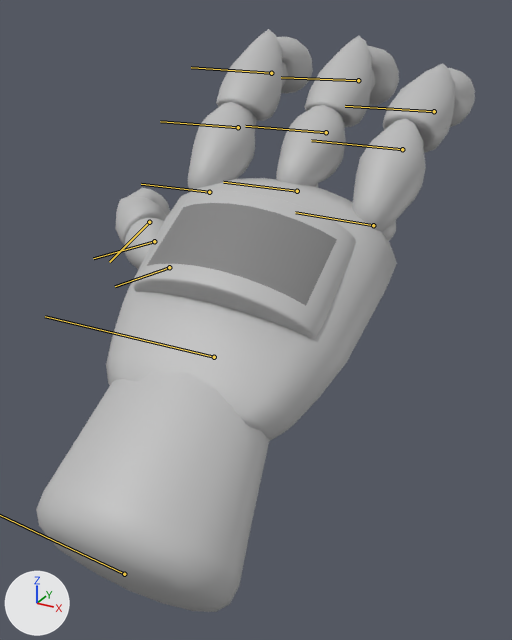
Two versions of the FBX model Assets/Animations/Character/Handy/Handy_Idle.fbx, one commit apart.
The view is the same before and after, from a 50 mm camera at (0.345, -0.362, 0.597) aimed at (-0.03, 0.32, 0.256). Lighting does not change. The marker at lower left points along +X, +Y and +Z. Both versions are drawn at frame 23 of the action 'Take 001|BaseLayer'; the numbers are the values there. The bones that bend it are drawn over the model as lines.

In view in the first picture: 'IndexFinger_01', 'IndexFinger_02', 'IndexFinger_03', 'MiddleFinger_01', 'MiddleFinger_02', 'MiddleFinger_03', 'Palm', 'PointerFinger_01', 'PointerFinger_02', 'PointerFinger_03', 'Thumb_01', 'Thumb_02', 'Thumb_03', 'Wrist1'.
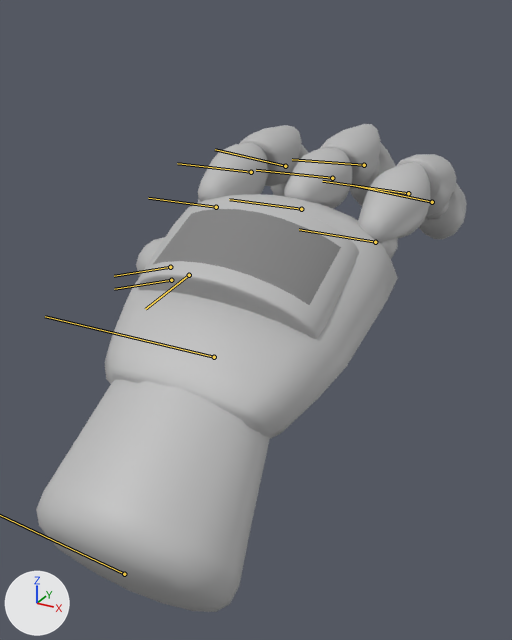
Pixel boxes [x1, y1, x2, y2] of what changed, in the pictures (512 x 640 px):
'Palm', posed (7% shorter): before [106, 178, 397, 441]; after [105, 194, 398, 439]
'IndexFinger_01', posed (21% shorter): before [352, 118, 426, 241]; after [358, 162, 431, 259]
'PointerFinger_02', posed: before [216, 29, 283, 133]; after [239, 125, 302, 186]
'PointerFinger_01', posed: before [188, 102, 255, 192]; after [198, 143, 267, 203]
'MiddleFinger_01', posed (27% shorter): before [276, 105, 346, 188]; after [284, 148, 352, 208]
'MiddleFinger_02', posed: before [305, 35, 372, 129]; after [320, 124, 381, 189]
'IndexFinger_02', posed: before [383, 63, 455, 153]; after [397, 154, 457, 216]
'IndexFinger_03', posed: before [449, 68, 475, 127]; after [419, 183, 467, 239]
'MiddleFinger_03', posed: before [367, 45, 399, 105]; after [349, 142, 396, 206]
'PointerFinger_03', posed: before [277, 37, 313, 93]; after [270, 144, 308, 196]
'Thumb_01', posed: before [124, 218, 164, 270]; after [136, 237, 165, 277]
'Thumb_02', posed (not visible afterwards): before [115, 197, 167, 245]
'Thumb_03', posed (not visible afterwards): before [127, 188, 170, 216]
bone 'Middle_01_JNT', root to tip: before (297, 191) to (223, 182); after (301, 209) to (229, 199)
bone 'Middle_02', root to tip: before (326, 132) to (245, 126); after (332, 178) to (256, 170)
bone 'Middle_03', root to tip: before (358, 80) to (281, 77); after (364, 165) to (292, 159)
bone 'Index_01_JNT', root to tip: before (373, 225) to (295, 212); after (375, 242) to (299, 229)
bone 'Index_02_JNT', root to tip: before (402, 149) to (311, 140); after (408, 193) to (322, 181)
bone 'Index_03_JNT', root to tip: before (434, 111) to (345, 106); after (432, 202) to (351, 185)
bone 'Point_01_JNT', root to tip: before (209, 192) to (141, 184); after (216, 207) to (148, 198)
bone 'Point_02_JNT', root to tip: before (238, 127) to (160, 121); after (251, 172) to (177, 163)
bone 'Point_03_JNT', root to tip: before (271, 73) to (191, 67); after (285, 166) to (215, 149)
bone 'Thumb_01_JNT', root to tip: before (169, 267) to (115, 286); after (171, 280) to (114, 289)
bone 'Thumb_02_JNT', root to tip: before (154, 241) to (93, 258); after (170, 267) to (114, 276)
bone 'Thumb_03_JNT', root to tip: before (149, 222) to (109, 262); after (189, 275) to (145, 309)

What the commit changed:
Bone 'Wrist_JNT' (bone_wrist_jnt) turns from (0, 0, 0) to (0, 7, 0) degrees about its own x, y and z.
Bone 'Middle_01_JNT' (bone_middle_01_jnt) turns from (0, 0, 0) to (0, 16, 0) degrees about its own x, y and z.
Bone 'Middle_02' (bone_middle_02) turns from (0, 0, 0) to (0, 7, 0) degrees about its own x, y and z.
Bone 'Middle_03' (bone_middle_03) turns from (0, 0, 0) to (-1, 7, 0) degrees about its own x, y and z.
Bone 'Index_01_JNT' (bone_index_01_jnt) turns from (0, 0, 0) to (0, 18, 0) degrees about its own x, y and z.
Bone 'Index_02_JNT' (bone_index_02_jnt) turns from (0, 0, 0) to (0, 8, 0) degrees about its own x, y and z.
Bone 'Index_03_JNT' (bone_index_03_jnt) turns from (0, 0, 0) to (1, 8, 0) degrees about its own x, y and z.
Bone 'Point_01_JNT' (bone_point_01_jnt) turns from (0, 0, 0) to (0, 20, 0) degrees about its own x, y and z.
Bone 'Point_02_JNT' (bone_point_02_jnt) turns from (0, 0, 0) to (0, 10, 0) degrees about its own x, y and z.
Bone 'Point_03_JNT' (bone_point_03_jnt) turns from (0, 0, 0) to (1, 10, 0) degrees about its own x, y and z.
Bone 'Thumb_01_JNT' (bone_thumb_01_jnt) turns from (0, 0, 0) to (0, 14, -13) degrees about its own x, y and z.
Bone 'Thumb_02_JNT' (bone_thumb_02_jnt) turns from (0, 0, 0) to (-1, 13, -8) degrees about its own x, y and z.
Bone 'Thumb_03_JNT' (bone_thumb_03_jnt) turns from (0, 0, 0) to (0, -5, 0) degrees about its own x, y and z.
